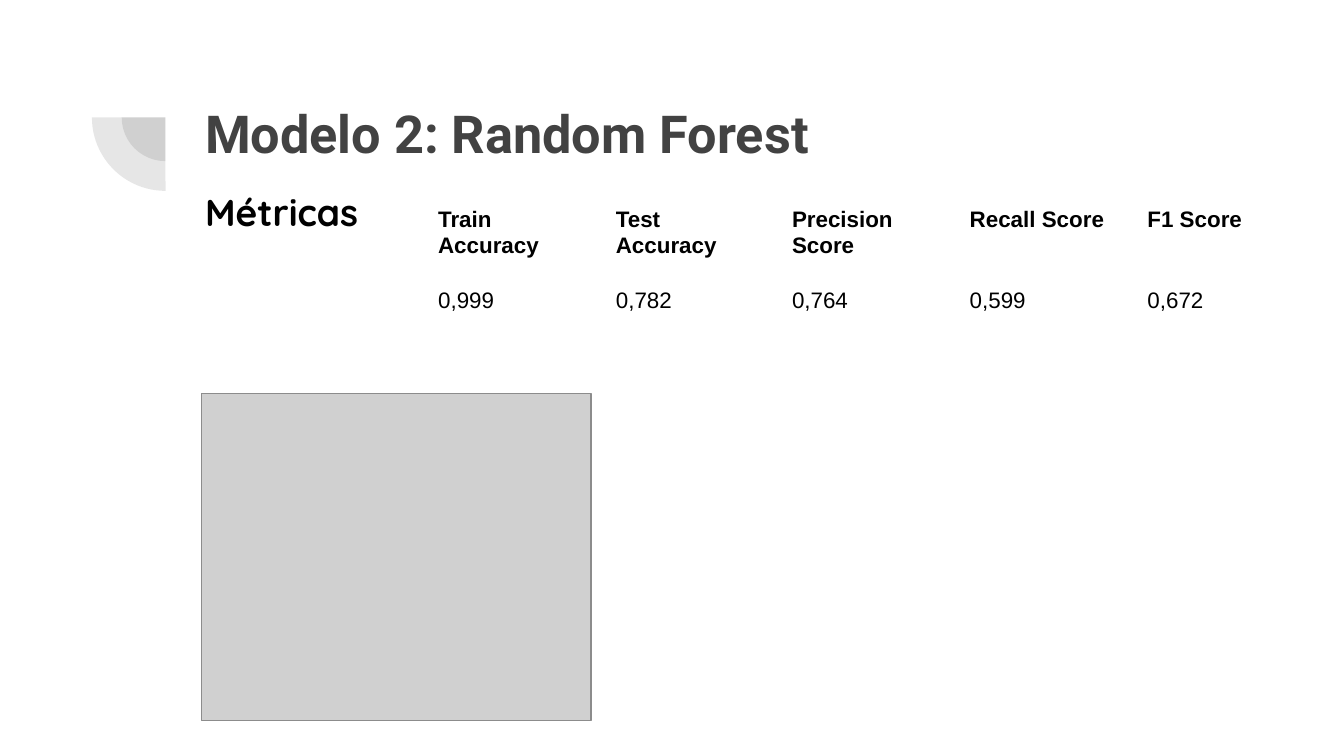
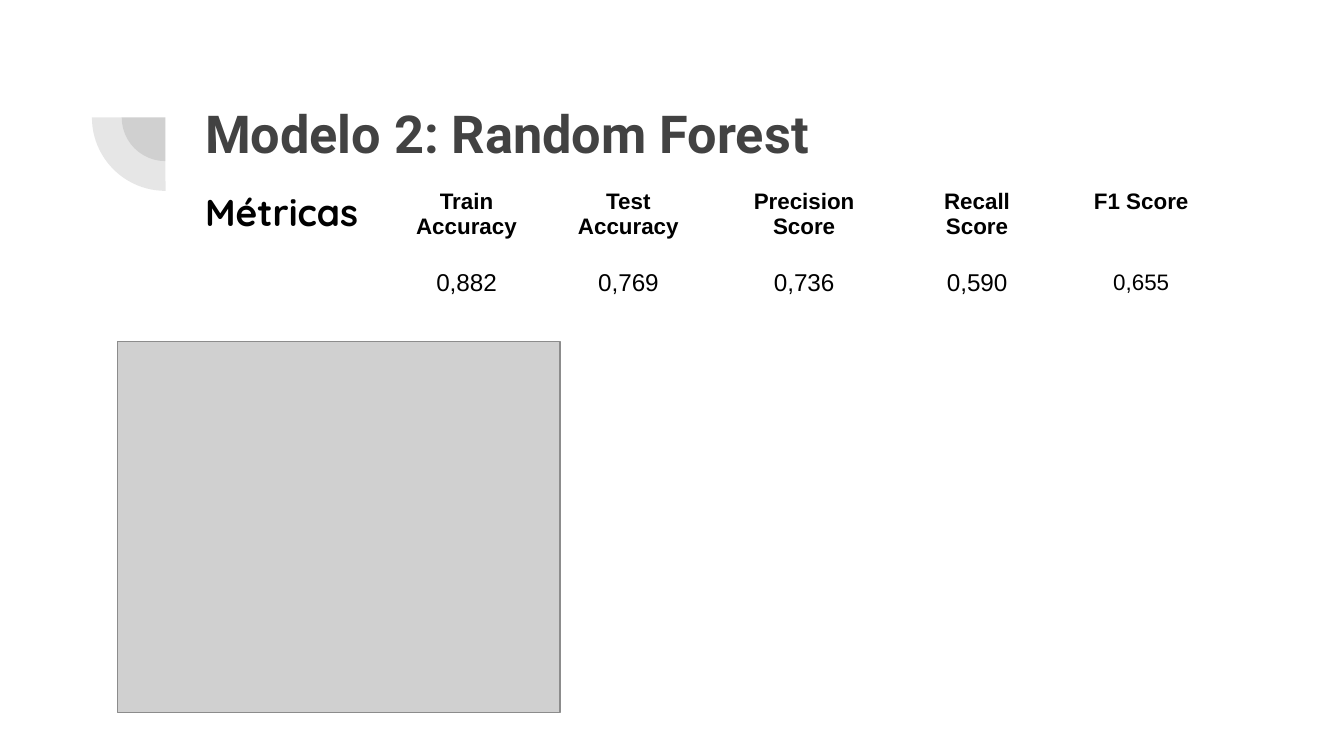
Before and after one commit to LeandroHornos/Travel-Insurance, a slide deck: slide 12 of Travel Insurance - Leandro Hornos.pptx. Drawn at 1344x756 pixels with LibreOffice and Linux fonts; fonts in the diff are those of the drawing; grey boxes stand for pictures. Boxes give left, top, right and bottom in pixels: in the first picture for what was removed or moved away, otherwise in the second. Text is boxed around its words. In the diff, an @@ line names an element or a change of style, - is before the commit and + after.

```diff
--- a/Travel Insurance - Leandro Hornos.pptx
+++ b/Travel Insurance - Leandro Hornos.pptx
@@ table at (388, 176, 1224, 617) @@
-row 2: 0,999 | 0,782 | 0,764 | 0,599 | 0,672
+row 2: 0,882 | 0,769 | 0,736 | 0,590 | 0,655
@@ alignment left to centre @@
@@ table: place and size @@
-table at (425, 195, 1309, 636)
+table at (388, 176, 1224, 617)
@@ picture: place and size @@
-picture at (202, 394, 591, 720)
+picture at (117, 341, 559, 712)
```
Also in this commit, not shown: 4 other slides changed.
